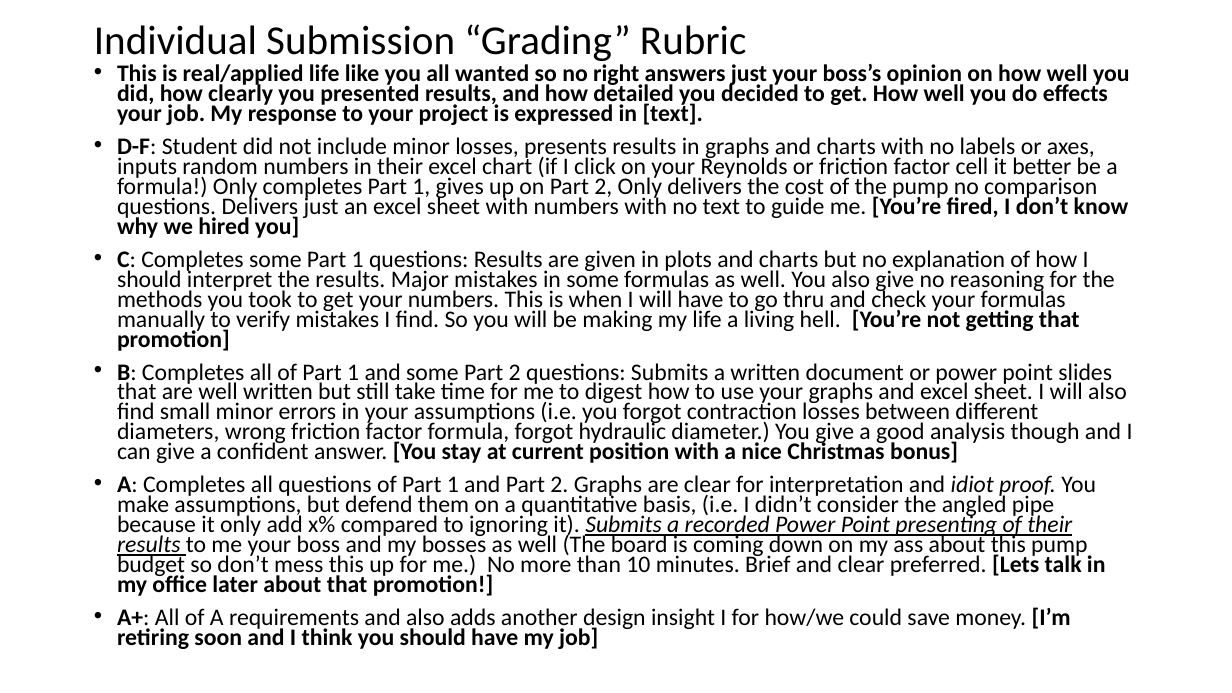
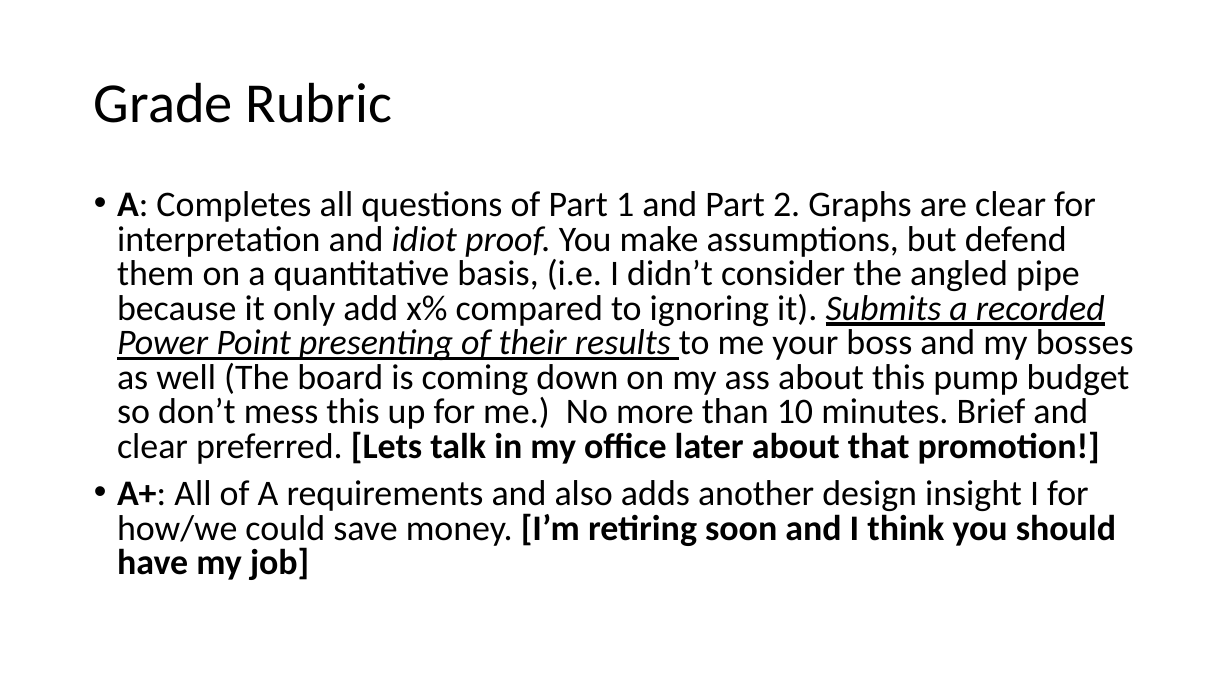
Before and after one commit to smohler/ME322-S20, a slide deck: slide 8 of projects/Project-1.pptx (slide 5 before the commit). Drawn at 1232x693 pixels with LibreOffice and Linux fonts; fonts in the diff are those of the drawing. Boxes give left, top, right and bottom in pixels: in the first picture for what was removed or moved away, otherwise in the second. Text is boxed around its words. In the diff, an @@ line names an element or a change of style, - is before the commit and + after.

Commit message:
updated project grade rubric/rules

```diff
--- a/projects/Project-1.pptx
+++ b/projects/Project-1.pptx
@@ title removed at (94,24,746,65) @@
-Individual Submission “Grading” Rubric
@@ title added at (94,82,392,123), 44 pt, text #000000 @@
+Grade Rubric
@@ text at (117,64,1133,463): paragraphs removed @@
-• This is real/applied life like you all wanted so no right answers just your boss’s opinion on how well you did, how clearly you presented results, and how detailed you decided to get. How well you do effects your job. My response to your project is expressed in [text].
-• D-F: Student did not include minor losses, presents results in graphs and charts with no labels or axes, inputs random numbers in their excel chart (if I click on your Reynolds or friction factor cell it better be a formula!) Only completes Part 1, gives up on Part 2, Only delivers the cost of the pump no comparison questions. Delivers just an excel sheet with numbers with no text to guide me. [You’re fired, I don’t know why we hired you]
-• C: Completes some Part 1 questions: Results are given in plots and charts but no explanation of how I should interpret the results. Major mistakes in some formulas as well. You also give no reasoning for the methods you took to get your numbers. This is when I will have to go thru and check your formulas manually to verify mistakes I find. So you will be making my life a living hell. [You’re not getting that promotion]
-• B: Completes all of Part 1 and some Part 2 questions: Submits a written document or power point slides that are well written but still take time for me to digest how to use your graphs and excel sheet. I will also find small minor errors in your assumptions (i.e. you forgot contraction losses between different diameters, wrong friction factor formula, forgot hydraulic diameter.) You give a good analysis though and I can give a confident answer. [You stay at current position with a nice Christmas bonus]
@@ text "A: Completes all questions of ...": place and size @@
-text "A: Completes all questions of ..." at (117,64,1133,649)
+text "A: Completes all questions of ..." at (117,191,1134,580)
@@ text "A: Completes all questions of ..." at (117,191,1134,580): size 18.5 to 28 pt; line spacing 0.7 to 0.8 @@
```
Also in this commit, not shown: 1 other slide changed, 7 slides added, 1 other file.
